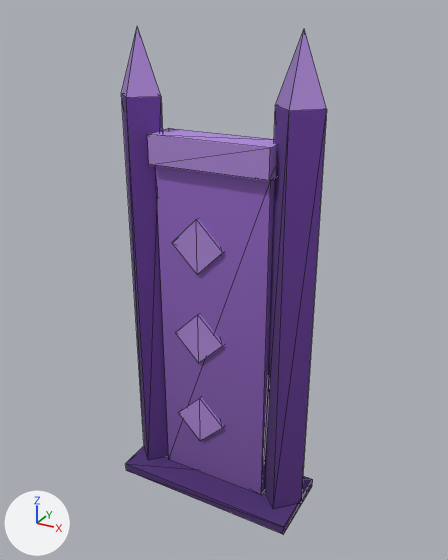
The glTF model data/model/door_crystal.glb as it was, and as the next commit left it.
The view is the same before and after, from a 50 mm camera at (1.39, -2.45, 2.47) aimed at (0.03, 0.03, 1.23). Arrows for +X, +Y and +Z are at lower left; the lights stay in place. The picture after the commit comes second. Mesh edges are drawn as thin lines. Vertices at exactly the same position are counted once.
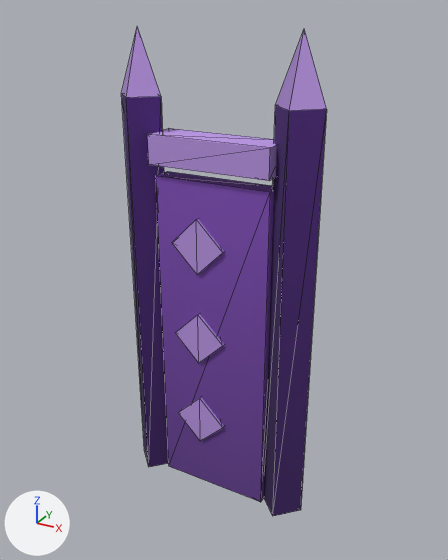
Location of each change, [x1, y1, x2, y2] in pixels of the pictures (448 x 560 px; the box of a moved part takes in the faces that stretch with it):
'Mesh_0', reshaped
    before: [121, 26, 327, 534]
    after: [121, 26, 327, 516]
part 1 of me_mesh_0, moved or reshaped
    before: [156, 166, 274, 495]
    after: [156, 171, 274, 502]
part 2 of me_mesh_0, deleted (purple)
    before: [126, 446, 313, 534]
part 3 of me_mesh_0, moved or reshaped
    before: [122, 94, 168, 460]
    after: [122, 94, 169, 467]
part 4 of me_mesh_0, moved or reshaped
    before: [264, 105, 327, 509]
    after: [264, 105, 327, 516]
part 5 of me_mesh_0, surface changed
    before: [122, 34, 327, 509]
    after: [122, 34, 327, 516]

The change, as a diff of the scene's bpy script:
```diff
--- a/data/model/door_crystal.glb.py
+++ b/data/model/door_crystal.glb.py
@@ me_mesh_0 @@
 # used by ob_mesh_0; location = (0.0, 0.0, 0.0)
 # verts and faces of me_mesh_0; kept vertices keep their numbers, new ones are numbered from 70
 # before: 8 (-0.29, 0.0, 0.05), 9 (-0.4, -0.11, 0.05) at pixel (148, 460), 10 (-0.51, 0.0, 0.05) at pixel (143, 443), 11 (-0.4, 0.11, 0.05), 17 (-0.29, 0.0, 0.05)
 # before: 19 (0.51, 0.0, 0.05) at pixel (301, 502), 20 (0.4, -0.11, 0.05) at pixel (273, 509), 21 (0.29, 0.0, 0.05), 22 (0.4, 0.11, 0.05), 28 (0.51, 0.0, 0.05) at pixel (301, 502)
-me_mesh_0.from_pydata(...)  # 70 vertices, 108 faces; spans x -0.51..0.51, y -0.2..0.2, z 0.0..2.4
+me_mesh_0.from_pydata(...)  # 62 vertices, 96 faces; spans x -0.51..0.51, y -0.11..0.11, z 0.0..2.4
+# me_mesh_0 part 1: the loose piece of 8 vertices spanning x -0.3..0.3, y -0.05..0.05, z 0.05..1.79 is moved by (0.0, 0.0, -0.05)
+# me_mesh_0 part 2: the loose piece of 8 vertices spanning x -0.5..0.5, y -0.2..0.2, z 0.0..0.05 is deleted
+# me_mesh_0 part 3
+for i in [*range(8, 12), 17]: verts[i] += (0.0, 0.0, -0.05)
+# me_mesh_0 part 4
+for i in [*range(19, 23), 28]: verts[i] += (0.0, 0.0, -0.05)
+# me_mesh_0 part 5: 84 kept faces spanning x -0.51..0.51, y -0.11..0.11, z 0.0..2.4 get new texture (UV) coordinates
 me_mesh_0.materials.append(mat_material_0)
```
